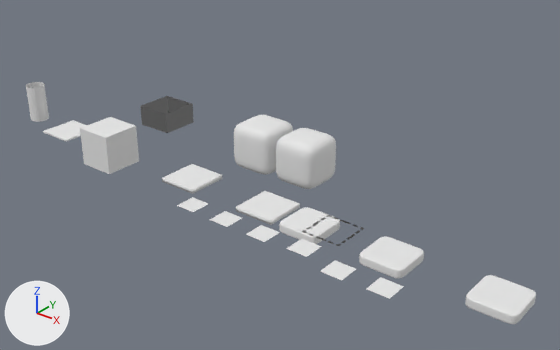
What one commit did to the Blender file working/blender/scene.blend.
Rendered twice from a 50 mm camera at (14.89, -11.6, 8.03) aimed at (4.88, 0.91, 0.27). The lights are fixed; the arrows at lower left show +X, +Y and +Z.

Before the edit, the objects in view are built like this:
```python
me_cube = bpy.data.meshes.new('Cube')
me_cube.from_pydata(...)  # 26 vertices, 24 faces; spans x -0.5..0.5, y -0.5..0.5, z -0.5..0.5
me_cube.materials.append(mat_token)  # its picture is missing
me_cube_009 = bpy.data.meshes.new('Cube.009')
me_cube_009.from_pydata(...)  # 212 vertices, 210 faces; spans x -0.5..0.5, y -0.5..0.5, z -0.1..0.0
me_cube_009.polygons.foreach_set('use_smooth', [True] * 210)
me_cube_009.materials.append(mat_tile)  # its picture is missing
me_cube_018 = bpy.data.meshes.new('Cube.018')
me_cube_018.from_pydata(...)  # 98 vertices, 96 faces; spans x -0.6..0.6, y -0.6..0.6, z -0.6..0.6
me_cube_018.polygons.foreach_set('use_smooth', [True] * 96)
me_cube_018.materials.append(mat_token)  # its picture is missing
ob_tile = bpy.data.objects.new('Tile', me_cube_009)
ob_tile.location = (2.96, 0.0, 0.0)
ob_token = bpy.data.objects.new('Token', me_cube)
ob_token.location = (0.0, 0.0, 0.0)
_m = ob_token.modifiers.new('Bevel', 'BEVEL')
_m.width = 0.02
_m.width_pct = 0.02
_m.affect = 'VERTICES'
_m.limit_method = 'WEIGHT'
_m.spread = 0.0
ob_token2 = bpy.data.objects.new('Token2', me_cube_018)
ob_token2.location = (4.52, 2.38, 0.07)
_m = ob_token2.modifiers.new('Subsurf', 'SUBSURF')
_m.levels = 2
# also in view: 'Symbol6' at (8.97, -1.14, 0.0); 'Tile.003' at (8.43, 0.0, -0.1); 'Symbol5' at (7.97, -1.19, 0.0); 'Token1' at (3.17, 2.38, 0.07); 'Tile.001' at (-1.64, 0.0, -0.02)
```
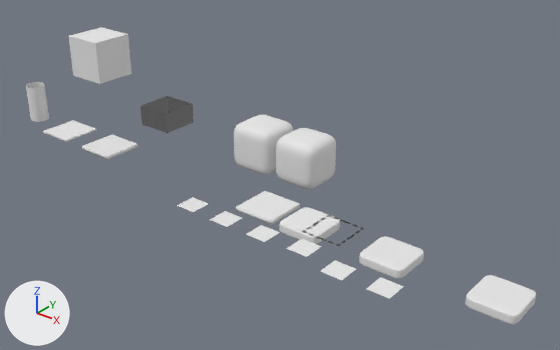
Location of each change, (x1, y1, x2, y2) in pixels of the pictures (560 x 350 px):
'Token', moved
    before: (80, 117, 139, 174)
    after: (69, 27, 132, 84)
'Tile', moved
    before: (162, 164, 222, 194)
    after: (82, 134, 138, 160)

The change, as a list of edits to the scene's bpy script:
```text
Change ob_tile:
    ob_tile.location: (2.96, 0.0, 0.0) -> (0.0, 0.0, 0.0)
Change ob_token:
    ob_token.location: (0.0, 0.0, 0.0) -> (0.0, 0.0, 2.39)
```
